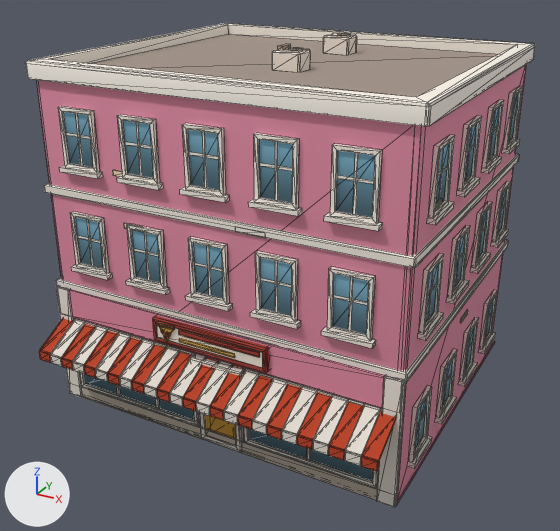
The glTF model newcity/art/kit/winter_n1.glb: old version first, new version second.
Before and after are seen from a 50 mm lens placed at (12.03, -23.04, 15.62), pointed at (0.05, -1.27, 4.73). The axes (+X, +Y, +Z) are drawn at lower left. The lights are the same throughout. The first picture is the older version. Mesh edges are drawn as thin lines. Vertices at exactly the same position are counted once.

Objects in the first picture: 'winter_n1'.
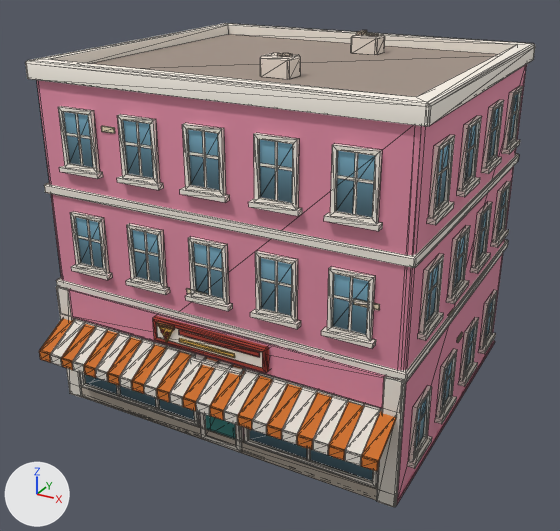
Location of each change, (x1, y1, x2, y2) in pixels of the pictures (560 x 531 px; the box of a moved part takes in the faces that stretch with it):
part 1 of me_winter_n1, moved or reshaped: before (124, 223, 141, 232); after (101, 126, 115, 133)
part 2 of me_winter_n1, moved or reshaped (not visible afterwards): before (113, 170, 122, 177)
part 3 of me_winter_n1, moved or reshaped: before (236, 232, 265, 238); after (186, 288, 206, 294)
part 4 of me_winter_n1, moved or reshaped (not visible before): after (354, 299, 380, 310)
part 5 of me_winter_n1, moved or reshaped: before (460, 310, 468, 323); after (457, 332, 463, 343)
part 6 of me_winter_n1, moved or reshaped: before (338, 33, 351, 36); after (277, 53, 293, 57)
part 7 of me_winter_n1, moved or reshaped: before (323, 33, 357, 55); after (260, 53, 301, 79)
part 8 of me_winter_n1, moved or reshaped: before (288, 48, 303, 51); after (366, 33, 379, 36)
part 9 of me_winter_n1, moved or reshaped: before (272, 49, 311, 72); after (351, 34, 385, 55)
part 10 of me_winter_n1, moved or reshaped: before (278, 44, 291, 50); after (356, 30, 367, 36)
part 11 of me_winter_n1, surface changed: before (39, 170, 445, 471); after (39, 196, 445, 471)

The change, as a diff of the scene's bpy script:
```diff
--- a/newcity/art/kit/winter_n1.glb.py
+++ b/newcity/art/kit/winter_n1.glb.py
@@ me_winter_n1 @@
 me_winter_n1.from_pydata(...)  # 2026 vertices, 2797 faces; spans x -6.49..6.49, y -6.89..5.66, z 0.0..12.19
 # used by ob_winter_n1; location = (0.0, 0.0, 0.0)
+# me_winter_n1 part 1: the loose piece of 16 vertices spanning x -3.15..-2.4, y -5.54..-5.5, z 6.97..7.14 is scaled about its middle by (0.66, 1, 1), then moved by (-0.67, 0.0, 2.99)
+# me_winter_n1 part 2: the loose piece of 16 vertices spanning x -3.41..-2.91, y -5.54..-5.5, z 8.63..8.8 is scaled about its middle by (1.51, 1, 1), then moved by (7.14, 0.0, -7.36)
+# me_winter_n1 part 3: the loose piece of 16 vertices spanning x 0.94..1.94, y -5.54..-5.5, z 7.59..7.76 is scaled about its middle by (0.746, 1, 1), then moved by (-1.94, 0.0, -2.36)
+# me_winter_n1 part 4: the loose piece of 16 vertices spanning x 4.2..4.95, y -5.54..-5.5, z 1.1..1.27 is moved by (0.47, 0.0, 5.09)
+# me_winter_n1 part 5: the loose piece of 16 vertices spanning x 6.25..6.29, y -0.13..0.62, z 3.53..3.7 is scaled about its middle by (1, 0.66, 1), then moved by (0.0, -0.29, -0.66)
+# me_winter_n1 part 6: the loose piece of 16 vertices spanning x 0.17..0.65, y 2.54..3.02, z 12.07..12.11 is moved by (0.39, -5.09, 0.0)
+# me_winter_n1 part 7: the loose piece of 20 vertices spanning x -0.24..0.76, y 2.38..3.18, z 11.47..12.07 is moved by (0.39, -5.09, 0.0)
+# me_winter_n1 part 8: the loose piece of 16 vertices spanning x 0.3..0.78, y -1.38..-0.9, z 12.07..12.11 is moved by (0.72, 4.41, 0.0)
+# me_winter_n1 part 9: the loose piece of 20 vertices spanning x -0.11..0.89, y -1.54..-0.74, z 11.47..12.07 is moved by (0.72, 4.41, 0.0)
+# me_winter_n1 part 10: the loose piece of 8 vertices spanning x 0.04..0.24, y -1.39..-0.89, z 12.07..12.19 is moved by (0.72, 4.41, 0.0)
+# me_winter_n1 part 11: 380 kept faces spanning x -6.28..6.29, y -6.89..4.37, z 0.2..10.42 get new texture (UV) coordinates
 me_winter_n1.materials.append(mat_kit_atlas)
```
